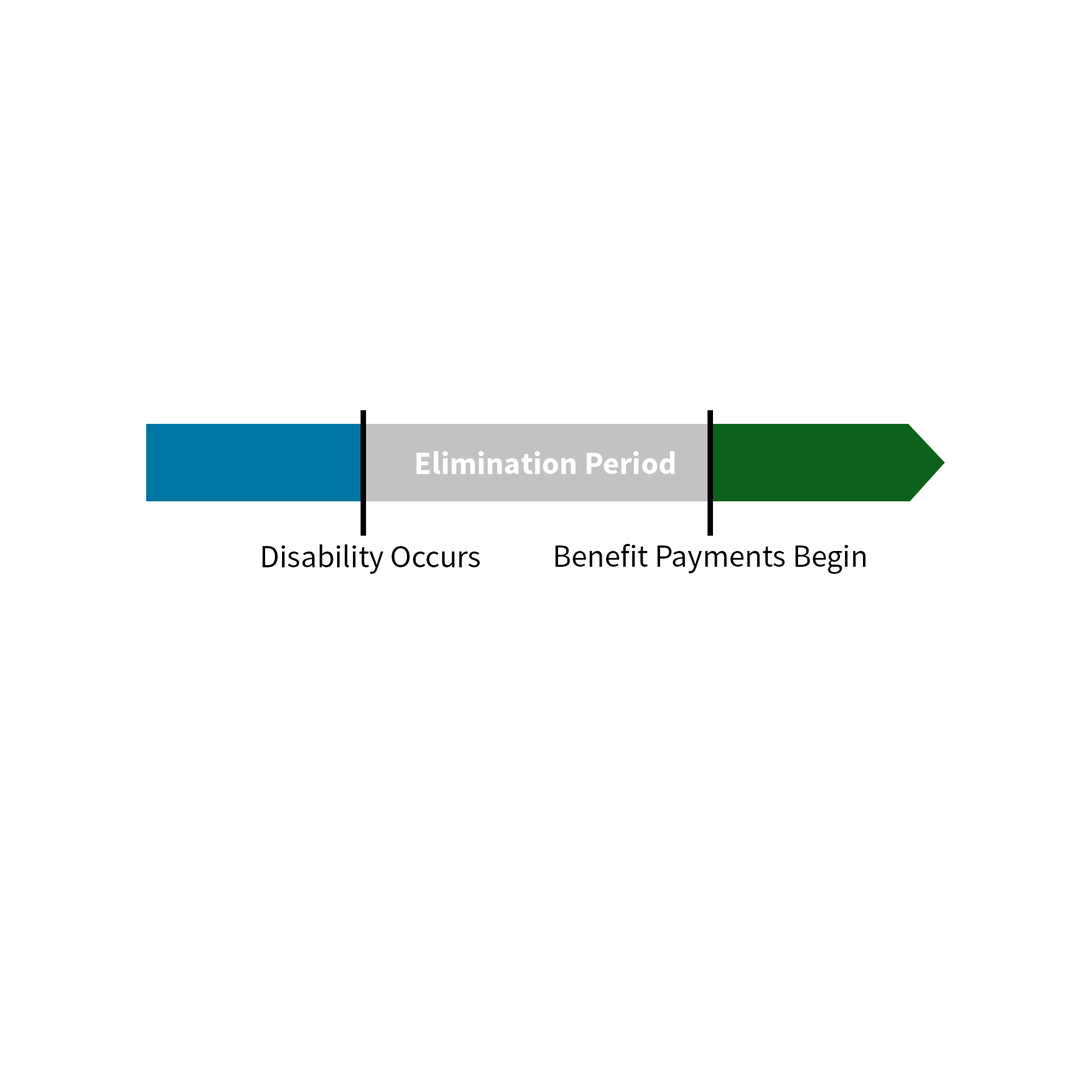
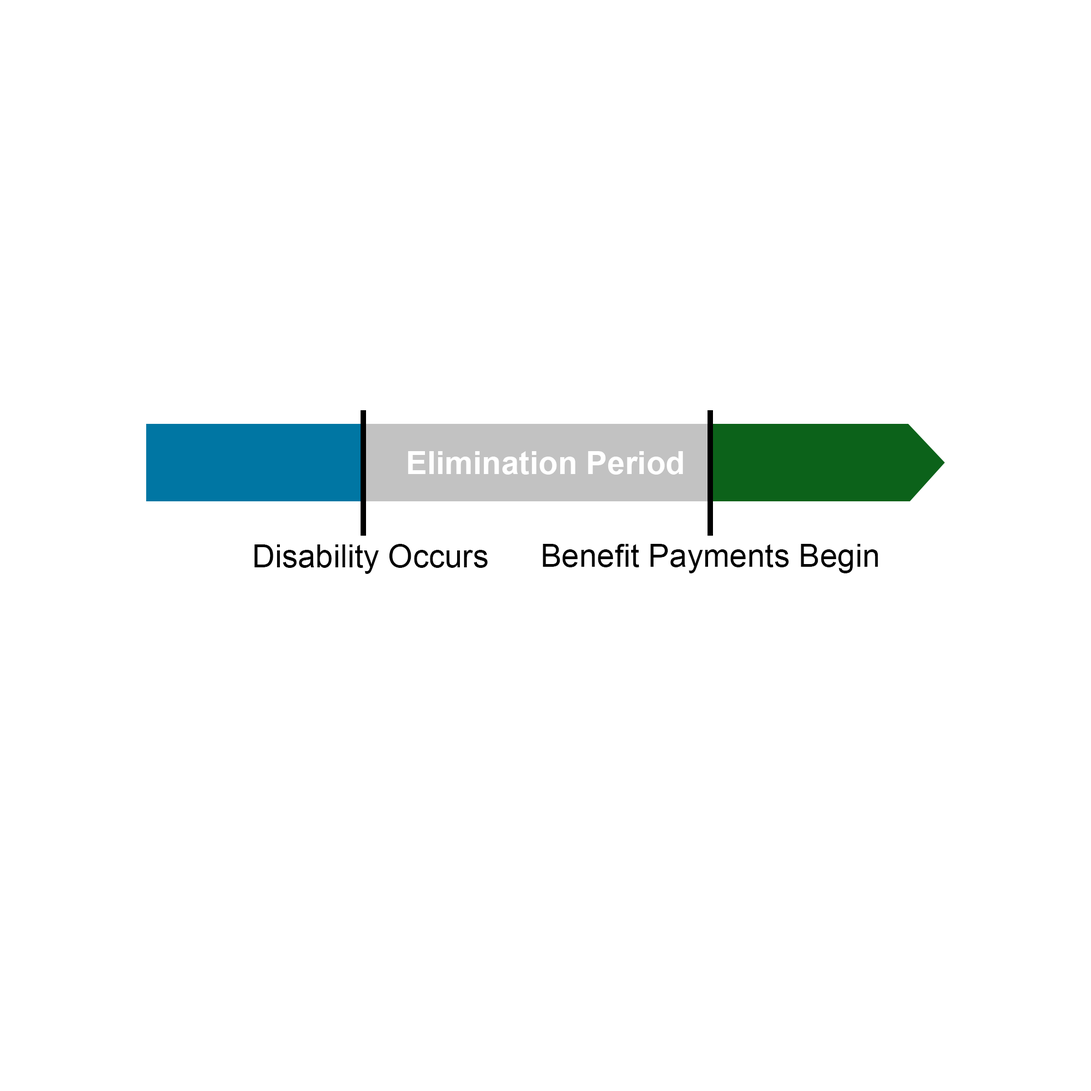
Comparing the layer stacks of the two 1091 x 1091 images. Changes:
painted on "Benefit Payments Begin" over [543, 544, 879, 575]
painted on "Disability Occurs" over [254, 544, 488, 575]
painted on "Elimination Period" over [408, 451, 684, 475]
